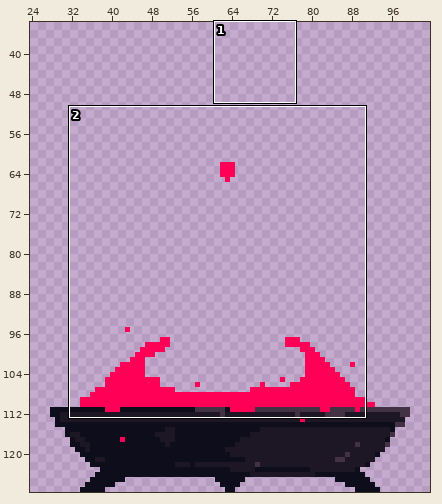
Sprite sheet: sprites/npcs/save_pt/0/3.png. Above: a wide view before the commit, with the close-up outlined.
Close-up. The starting point:
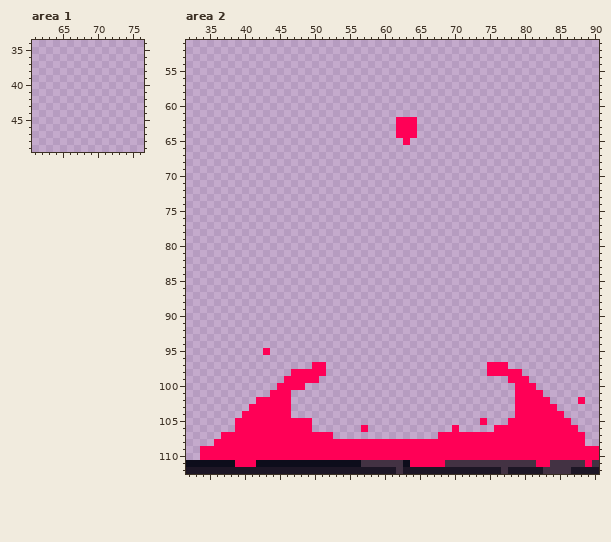
The file is 128x128 pixels. Shown: area 1: x 61..76, y 34..49; area 2: x 32..90, y 51..112. The wide view leaves out empty margins.
After:
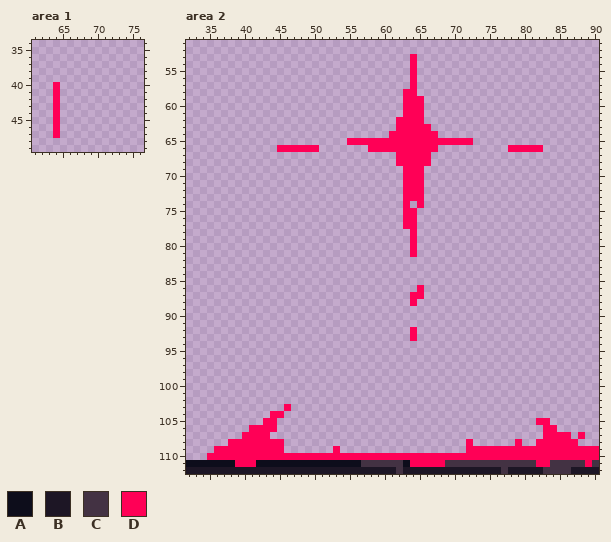
Palette (. is transparent): A #0d0d1b  B #1d1625  C #433243  D #ff0056
Change:
Area 1:
There is now colour D in rows 40 to 47 at x 64.
Area 2:
There is now colour D in rows 53 to 57 at x 64; in row 58 at x 63 to 64; in rows 59 to 61 at x 63 to 65; in row 62 at x 65; in row 63 at x 65 to 66; in row 64 at x 61 and 65 to 67.
There is now colour D in row 65 at x 55 to 62 and 64 to 72; in row 66 at x 45 to 50, 58 to 67 and 78 to 82; in rows 67 to 68 at x 62 to 66; in rows 69 to 73 at x 63 to 65; in row 74 at x 63 and 65; in rows 75 to 77 at x 63 to 64.
There is now colour D in rows 78 to 81 at x 64; in row 86 at x 65; in row 87 at x 64 to 65; in row 88 at x 64; in rows 92 to 93 at x 64.
Colour D is removed in row 95 at x 43; in row 97 at x 50 to 51 and 75 to 77; in row 98 at x 47 to 51 and 75 to 79; in row 99 at x 46 to 50 and 78 to 80; in row 100 at x 45 to 48 and 79 to 81; in row 101 at x 44 to 46 and 79 to 82.
Colour D is removed in row 102 at x 42 to 46, 79 to 83 and 88; in row 103 at x 41 to 45 and 79 to 84; in row 104 at x 40 to 43, 46 and 79 to 85; in row 105 at x 39 to 42, 45 to 49, 74, 78 to 81 and 84 to 86; in row 106 at x 39 to 40, 45 to 49, 57, 70, 76 to 82 and 85 to 87; in row 107 at x 37 to 39, 44 to 52, 68 to 82 and 87.
Colour D is removed in row 108 at x 36 to 37, 46 to 71, 73 to 78, 80 to 81 and 88; in row 109 at x 34 to 35, 46 to 52 and 54 to 71; in row 110 at x 34.
Where, in picture pixels (left, top, right, bottom), the same in both close-ups:
added: (53, 82, 60, 138)
added: (277, 54, 473, 341)
added: (508, 145, 543, 152)
erased: (263, 348, 270, 355)
erased: (200, 362, 585, 460)
